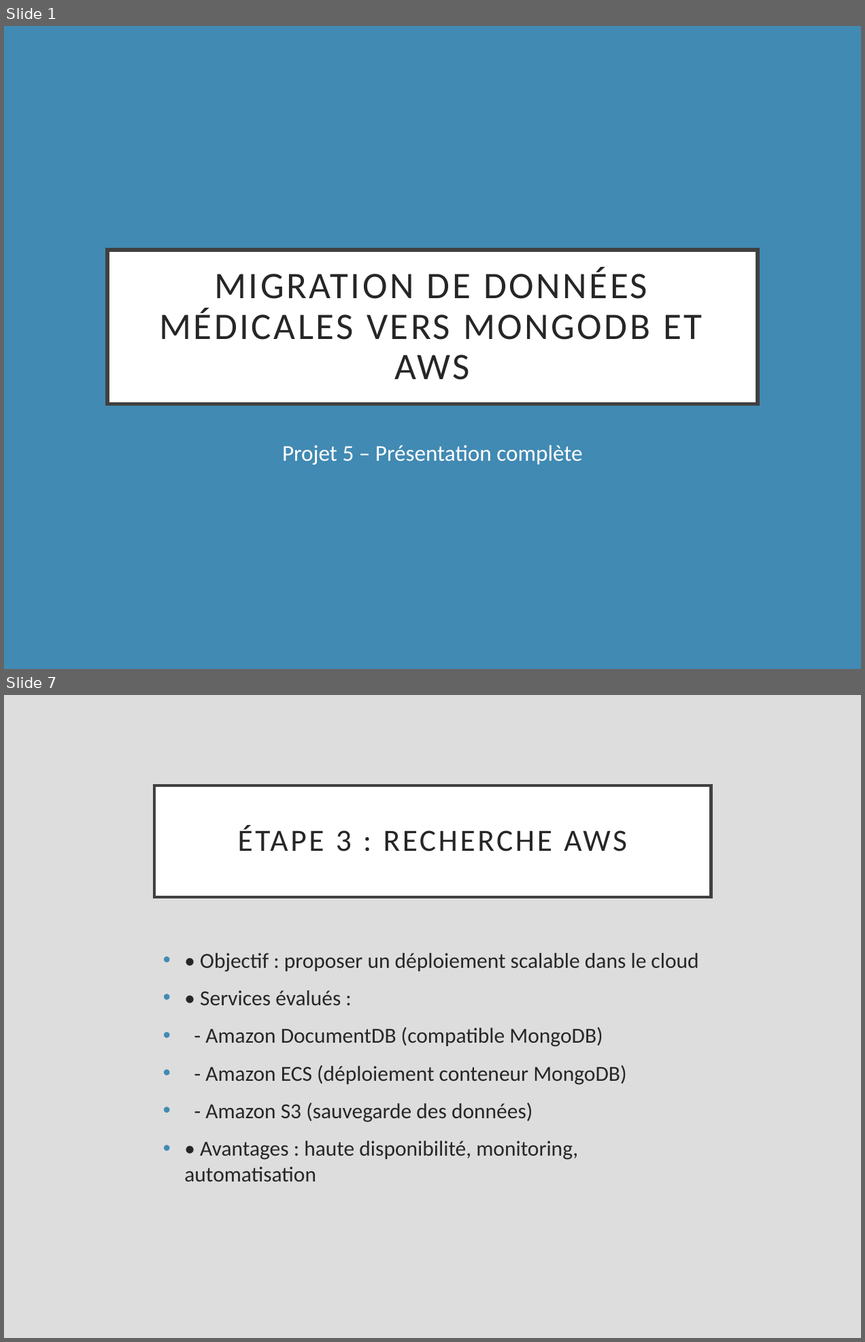
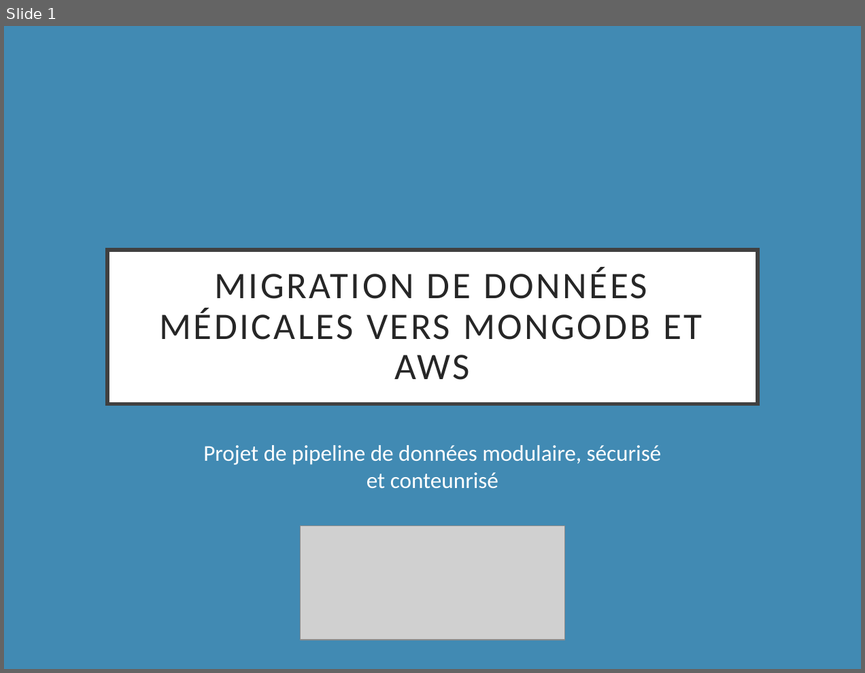
Before and after one commit to alexqtn/projet_5, a slide deck: Presantation.pptx. Shown one above the other, each under a label of ours: slides 1 and 7 before the commit, slide 1 after it; the slides between them are not shown. The pictures are 865x1342 and 865x673 pixels, drawn with LibreOffice and Linux fonts; fonts in the diff are those of the drawing; grey boxes stand for pictures. Boxes give left, top, right and bottom in pixels: in the first picture for what was removed or moved away, otherwise in the second. Text is boxed around its words. In the diff, an @@ line names an element or a change of style, - is before the commit and + after.

```diff
--- a/Presantation.pptx
+++ b/Presantation.pptx
@@ slide 7 removed at box(4, 695, 861, 1338), background #DDDDDD @@
@@ title removed at box(155, 785, 711, 896) @@
-ÉTAPE 3 : RECHERCHE AWS
@@ text removed at box(184, 953, 698, 1181) @@
-• • Objectif : proposer un déploiement scalable dans le cloud
-• • Services évalués :
-• - Amazon DocumentDB (compatible MongoDB)
-• - Amazon ECS (déploiement conteneur MongoDB)
-• - Amazon S3 (sauvegarde des données)
-• • Avantages : haute disponibilité, monitoring, automatisation
@@ slide 1 changed as well @@
@@ subtitle at box(203, 445, 662, 488): text changed @@
-Projet 5 – Présentation complète
+Projet de pipeline de données modulaire, sécurisé et conteunrisé
@@ picture added at box(300, 526, 564, 639) @@
```
Also in this commit, not shown: 2 other slides changed, 18 slides added, 7 other slides removed, 6 other files.
